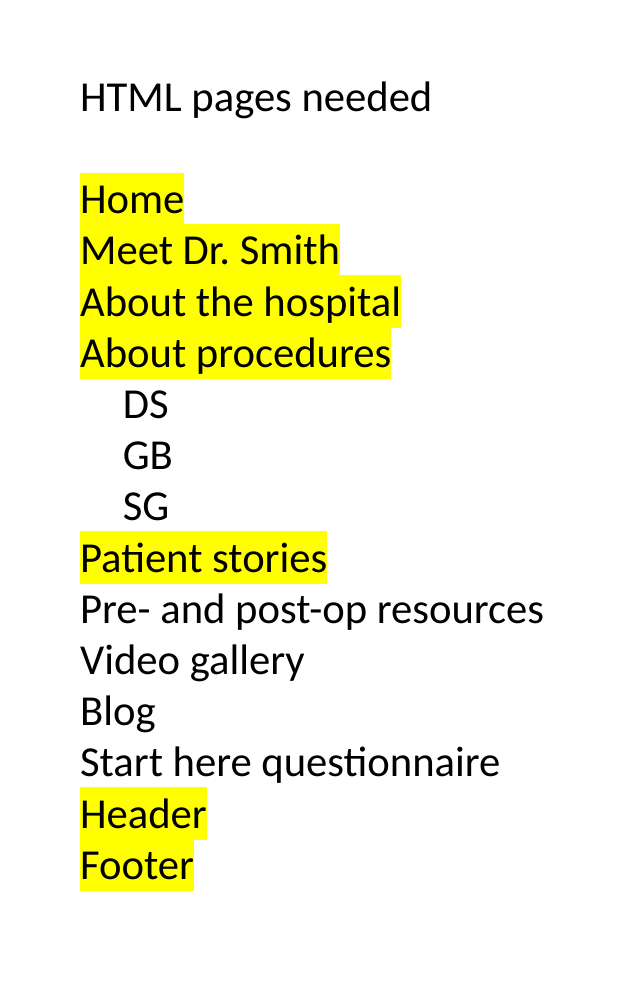
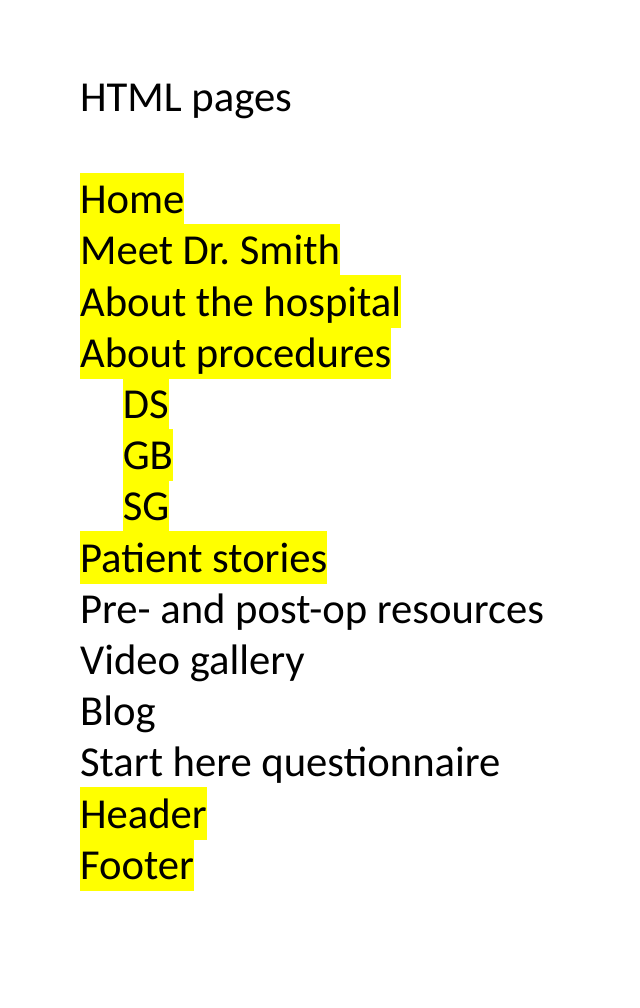
Before and after one commit to audcsm/aos-site, a slide deck: slide 2 of Website Design Tools.pptx. Drawn at 640x1008 pixels with LibreOffice and Linux fonts; fonts in the diff are those of the drawing. Boxes give left, top, right and bottom in pixels: in the first picture for what was removed or moved away, otherwise in the second. Text is boxed around its words. In the diff, an @@ line names an element or a change of style, - is before the commit and + after.

Commit message:
Conversion to PHP for all other current HTML pages

```diff
--- a/Website Design Tools.pptx
+++ b/Website Design Tools.pptx
@@ text at <box>80,83,291,119</box>: text changed @@
-HTML pages needed
+HTML pages
@@ text at <box>123,390,173,521</box>: highlight none to #FFFF00 in "DS", "GB", "SG" @@
```
Also in this commit, not shown: 4 slides added, 10 other files.
